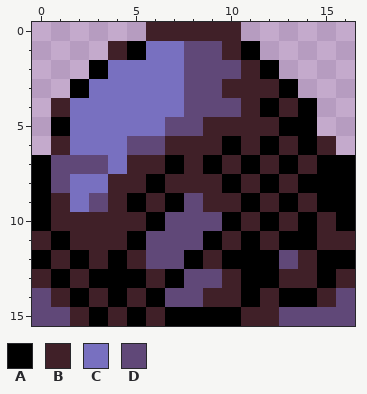
Edited in one commit: pixel-art sprite (Ghost n' Goblins/Assets/Sprites/rockin.png). The picture above is the old version.
The file is 17x16 pixels. Colours within 5 levels of each other are drawn and written as one.
Palette (. is transparent): A #000000  B #402028  C #7870c0  D #604878
Pixels before, first column x 0:
 0 ......BBBBB......
 1 ....BACCDDBA.....
 2 ...ACCCCDDDBA....
 3 ..ACCCCCDDBBBA...
 4 .BCCCCCCDDDBABA..
 5 .ACCCCCDDBBBBAA..
 6 .BCCCDDBBBABABAB.
 7 ADDDCBBABABABABAA
 8 ADCCBBABBBABABAAA
 9 ABCDBABADBBABABAA
10 ABBBBBADDDABABABA
11 BABBBADDDABABAABB
12 ABABABDDABAAADBAA
13 BABAAABADDBAABBAB
14 DBABABADDBBABAABD
15 DDBABABAAAABBDDDD
And afterwards:
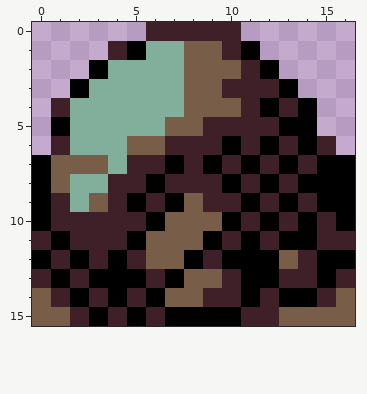
The exact change:
colour C: #7870c0 -> #81af9b
colour D: #604878 -> #785d48
Boxes around the changes in both pictures, in picture pixels (x1, y1, x2, y2):
changed: (32, 41, 355, 326)
